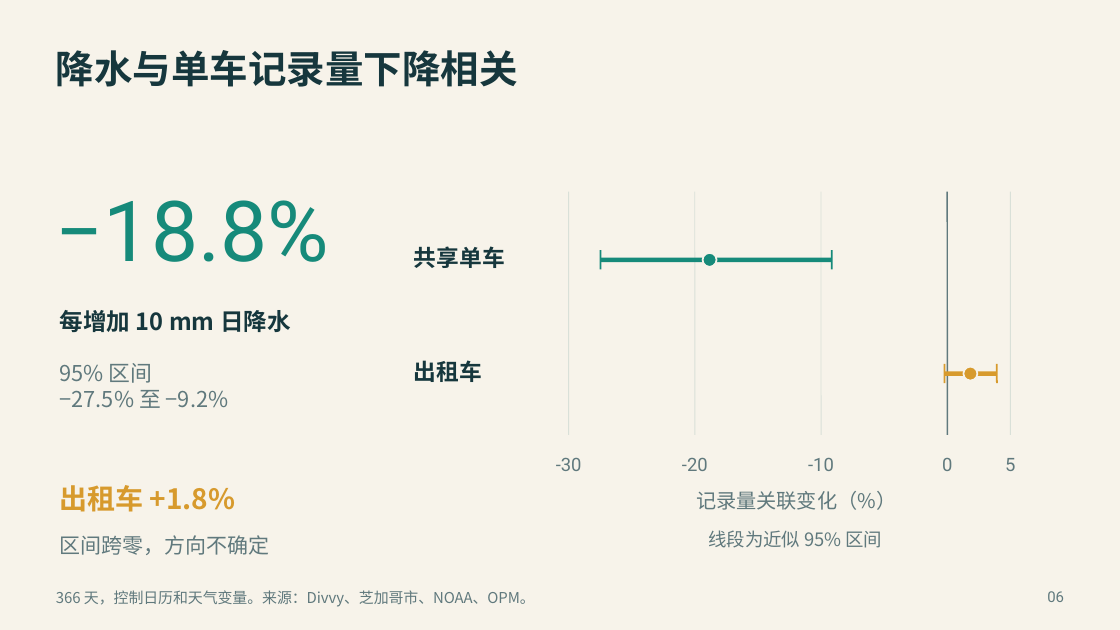
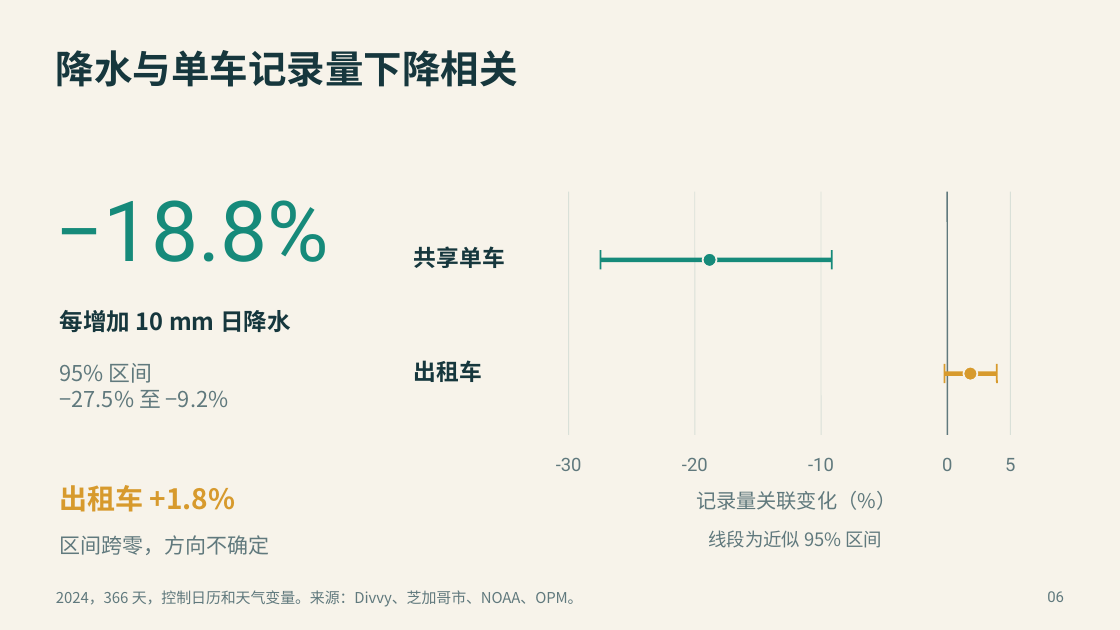
Before and after one commit to zicheng-yu/chicago-mobility, a slide deck: slide 6 of deliverables/展示PPT.pptx. Drawn at 1120x630 pixels with LibreOffice and Linux fonts; fonts in the diff are those of the drawing. Boxes give left, top, right and bottom in pixels: in the first picture for what was removed or moved away, otherwise in the second. Text is boxed around its words. In the diff, an @@ line names an element or a change of style, - is before the commit and + after.

```diff
--- a/deliverables/展示PPT.pptx
+++ b/deliverables/展示PPT.pptx
@@ text at (x1=56, y1=590, x2=583, y2=607): text changed @@
-366 天，控制日历和天气变量。来源：Divvy、芝加哥市、NOAA、OPM。
+2024，366 天，控制日历和天气变量。来源：Divvy、芝加哥市、NOAA、OPM。
```
Also in this commit, not shown: 1 other slide changed, 2 other files.
